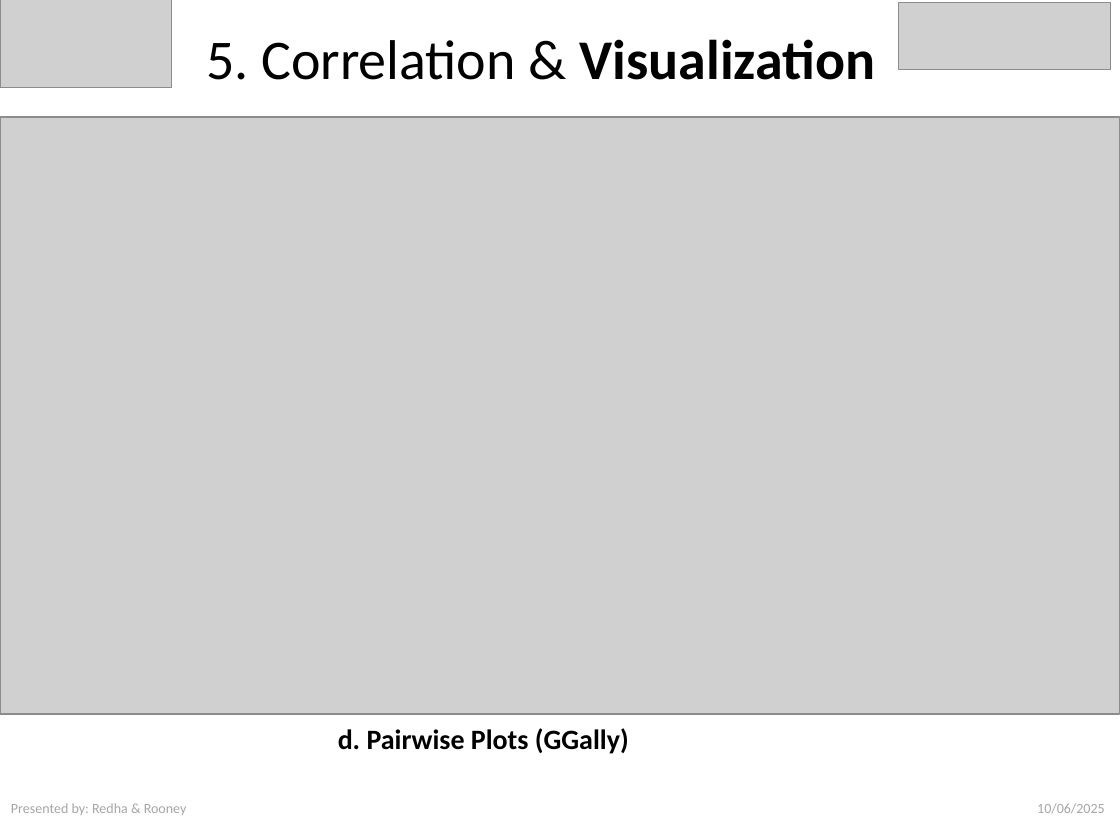
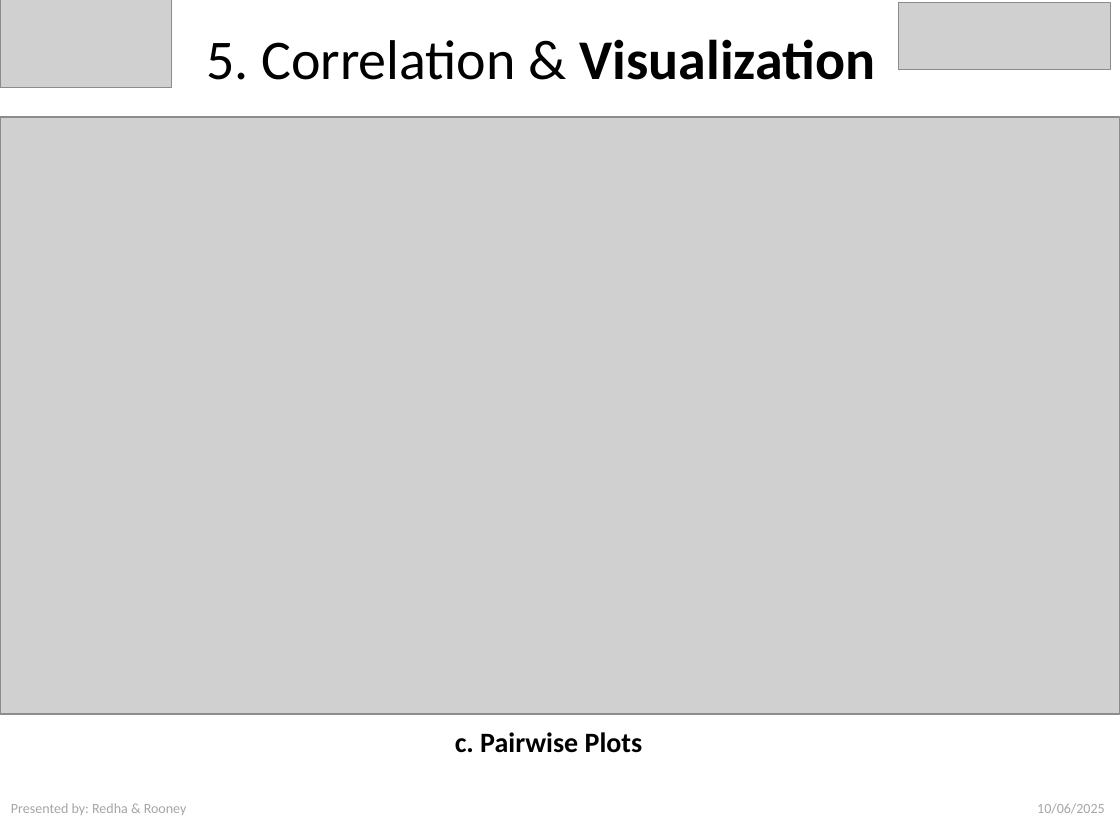
Before and after one commit to RedhaAGGOUN/Botanica-iris, a slide deck: slide 14 of Botanica_Iris_Analysis_Presentation.pptx (slide 15 before the commit). Drawn at 1120x840 pixels with LibreOffice and Linux fonts; fonts in the diff are those of the drawing; grey boxes stand for pictures. Boxes give left, top, right and bottom in pixels: in the first picture for what was removed or moved away, otherwise in the second. Text is boxed around its words. In the diff, an @@ line names an element or a change of style, - is before the commit and + after.

```diff
--- a/Botanica_Iris_Analysis_Presentation.pptx
+++ b/Botanica_Iris_Analysis_Presentation.pptx
@@ text at bbox=[455, 732, 643, 753]: text changed @@
-d. Pairwise Plots (GGally)
+c. Pairwise Plots
```
Also in this commit, not shown: 4 other slides changed, 2 slides added.
